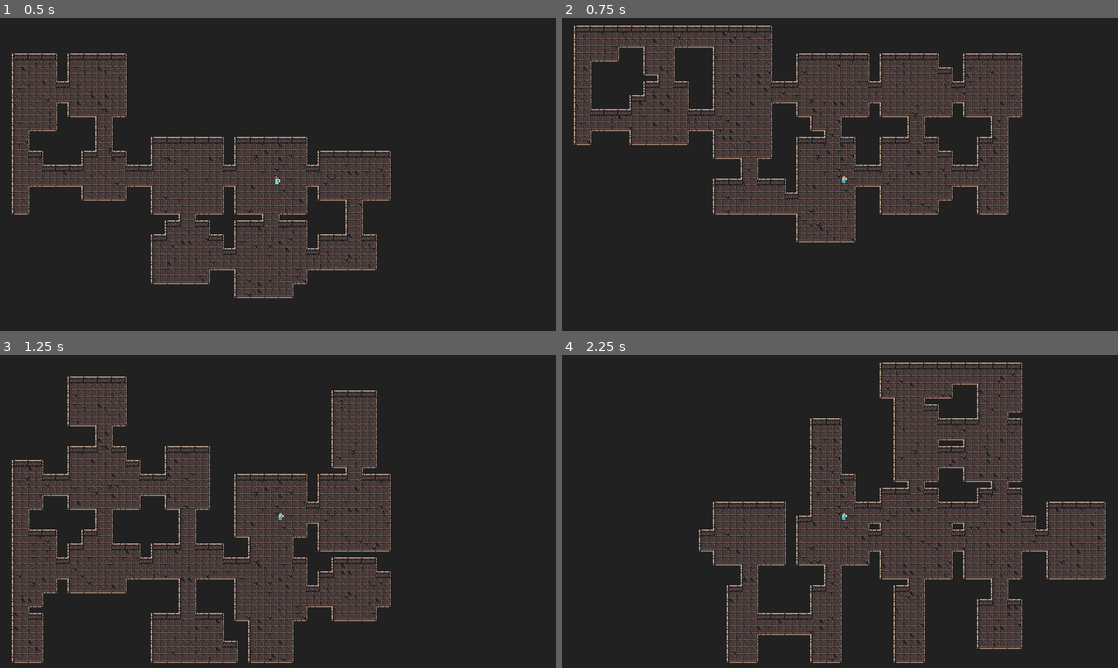
Above: before the commit, frames 1-4 (two rows, left to right).
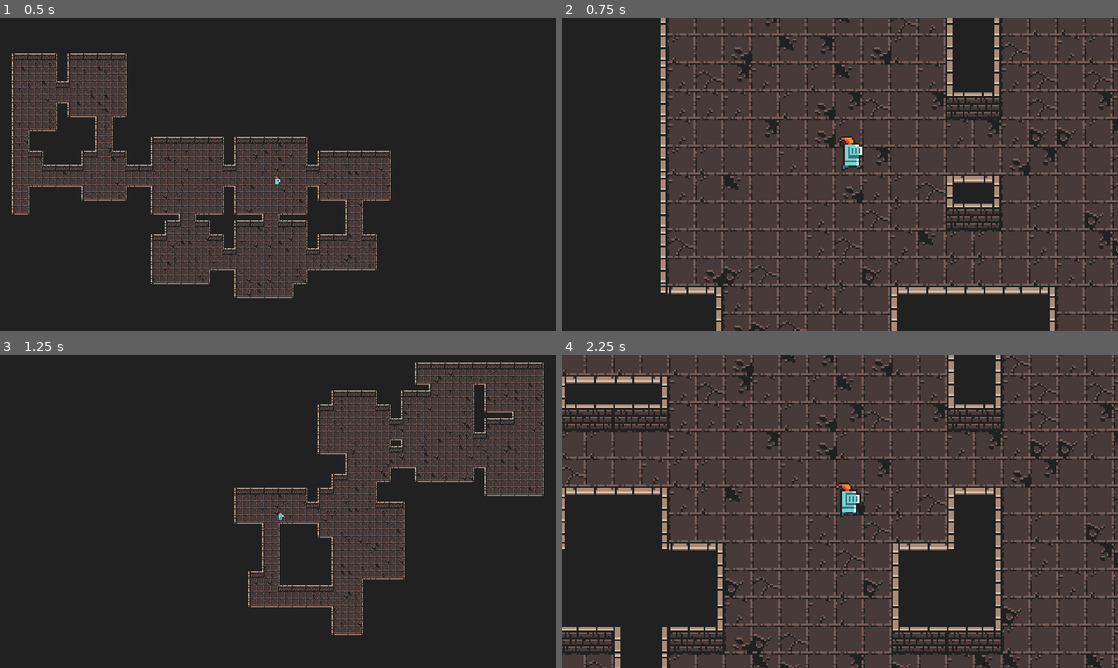
Above: after the commit, the same moments.

Repository: Erdandrej/Dungeoneers
Game: Godot game, scene res://Dungeon/World.tscn
Same seed, same stepped clock (60 frames per second), same inputs: the game is played once before the commit and once after it.
Inputs:
- Up to frame 1 (0.5 s): no input
- Up to frame 2 (0.75 s): tap Enter (ui_accept) at 0.5 s; hold Right (ui_right) from 0.53 s (still down); hold Space (ui_select) from 0.53 s (still down)
- Up to frame 3 (1.25 s): keep holding Right (ui_right); keep holding Space (ui_select); tap Enter (ui_accept) at 0.77, 0.8, 1.07 s
- Up to frame 4 (2.25 s): release Right (ui_right) at 1.28 s; release Space (ui_select) at 1.28 s; hold Down (ui_down) 1.28-2.03 s; tap Enter (ui_accept) at 1.35, 1.52, 1.82 s; tap Space (ui_select) at 1.55 s; hold Right (ui_right) from 2.03 s (still down); hold Space (ui_select) from 2.03 s (still down)

Frame 1 is identical in both runs. In frame 2, 62% of the frame differs, in the area x 2-100%, y 0-100%; in frame 3, 29%; in frame 4, 64%, in the area x 0-100%, y 0-100%.

Commit message:
Add camera system

Diff:
--- a/Dungeoneers/Dungeon/World.gd
+++ b/Dungeoneers/Dungeon/World.gd
@@ -3,6 +3,8 @@
 var borders = Rect2(1, 1, 38, 21)
 
 onready var tileMap = $Dungeon
+onready var player_camera = $Player_Camera
+onready var world_camera = $World_Camera
 
 func _ready():
 	randomize()
@@ -19,3 +21,11 @@
 func _input(event):
 	if event.is_action_pressed("ui_accept"):
 		var _current_scene = get_tree().reload_current_scene()
+
+	if event.is_action_pressed("ui_select"):
+		if world_camera.current:
+			world_camera.clear_current()
+			player_camera.make_current()
+		else:
+			player_camera.clear_current()
+			world_camera.make_current()
--- a/Dungeoneers/Dungeon/World.tscn
+++ b/Dungeoneers/Dungeon/World.tscn
@@ -496,3 +496,25 @@
 
 [node name="Player" parent="." instance=ExtResource( 4 )]
 position = Vector2( 640, 384 )
+
+[node name="RemoteTransform2D" type="RemoteTransform2D" parent="Player"]
+remote_path = NodePath("../../Player_Camera")
+
+[node name="Player_Camera" type="Camera2D" parent="."]
+position = Vector2( 640, 384 )
+zoom = Vector2( 0.25, 0.25 )
+limit_left = 0
+limit_top = 0
+limit_right = 1280
+limit_bottom = 720
+smoothing_enabled = true
+editor_draw_limits = true
+editor_draw_drag_margin = true
+
+[node name="World_Camera" type="Camera2D" parent="."]
+anchor_mode = 0
+current = true
+limit_left = 0
+limit_top = 0
+limit_right = 1280
+limit_bottom = 720
--- a/Dungeoneers/project.godot
+++ b/Dungeoneers/project.godot
@@ -53,6 +53,16 @@
 "svg/scale": 1.0
 }
 
+[input]
+
+ui_accept={
+"deadzone": 0.5,
+"events": [ Object(InputEventKey,"resource_local_to_scene":false,"resource_name":"","device":0,"alt":false,"shift":false,"control":false,"meta":false,"command":false,"pressed":false,"scancode":16777221,"unicode":0,"echo":false,"script":null)
+, Object(InputEventKey,"resource_local_to_scene":false,"resource_name":"","device":0,"alt":false,"shift":false,"control":false,"meta":false,"command":false,"pressed":false,"scancode":16777222,"unicode":0,"echo":false,"script":null)
+, Object(InputEventJoypadButton,"resource_local_to_scene":false,"resource_name":"","device":0,"button_index":0,"pressure":0.0,"pressed":false,"script":null)
+ ]
+}
+
 [rendering]
 
 quality/2d/use_pixel_snap=true
